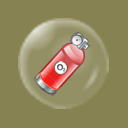
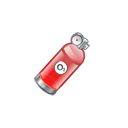
Comparing the layer stacks of the two 128 × 128 images. Changes:
hid "背景" over [0, 0, 128, 128]
